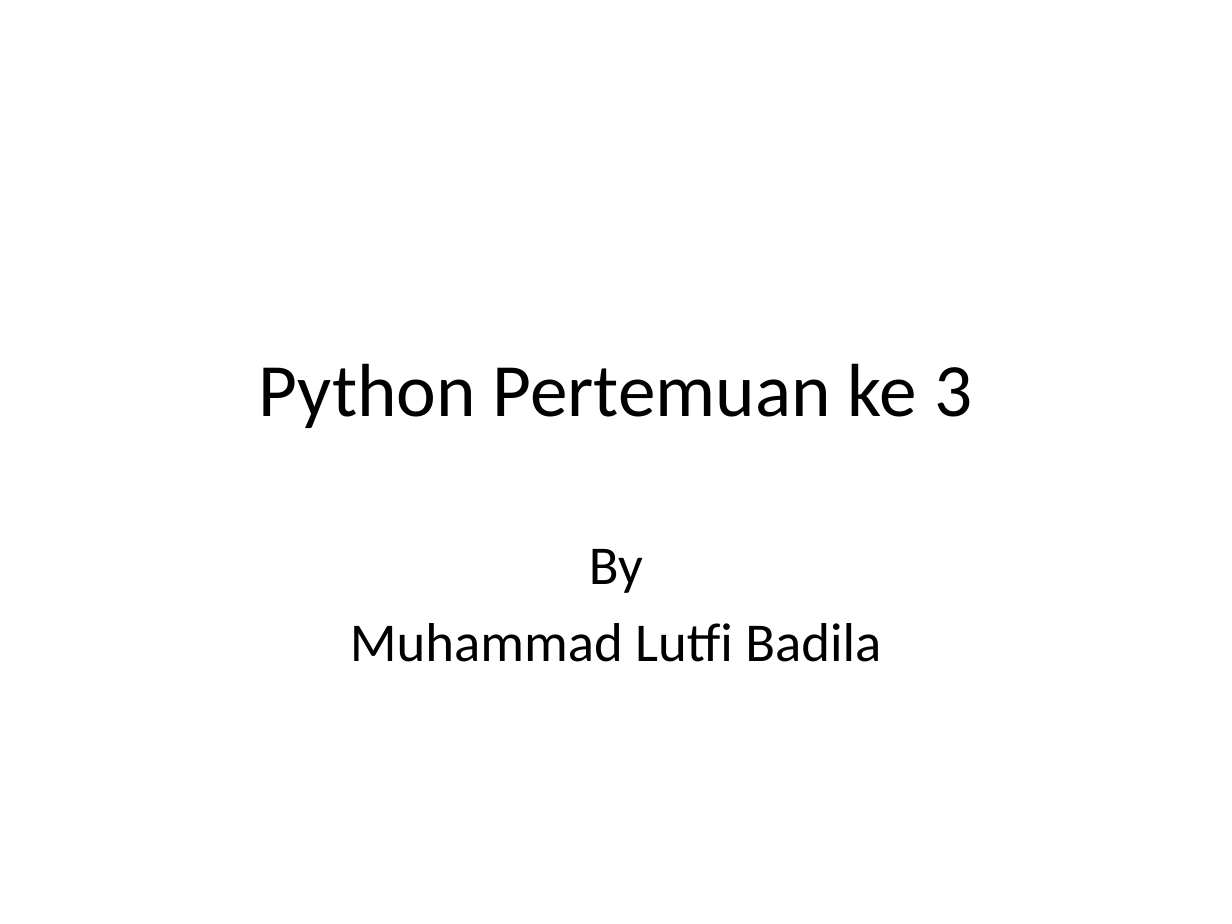
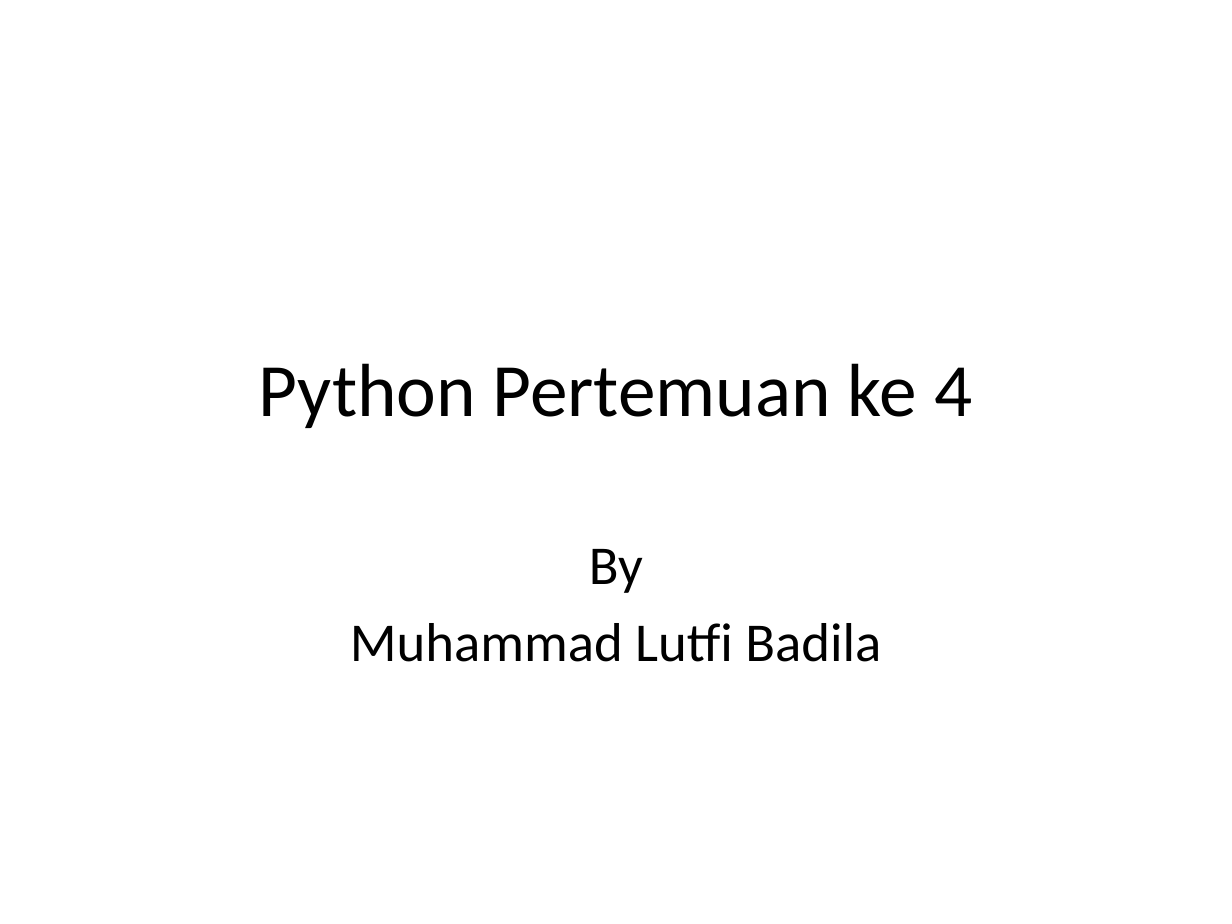
Before and after one commit to Luth-Badila/Python-mbak-nadia, a slide deck: slide 1 of Python Pertemuan ke 4 mbak nadia.pptx. Drawn at 1232x924 pixels with LibreOffice and Linux fonts; fonts in the diff are those of the drawing. Boxes give left, top, right and bottom in pixels: in the first picture for what was removed or moved away, otherwise in the second. Text is boxed around its words. In the diff, an @@ line names an element or a change of style, - is before the commit and + after.

```diff
--- a/Python Pertemuan ke 4 mbak nadia.pptx
+++ b/Python Pertemuan ke 4 mbak nadia.pptx
@@ title at (258, 363, 972, 428): text changed @@
-Python Pertemuan ke 3
+Python Pertemuan ke 4
```
Also in this commit, not shown: 4 other files.
